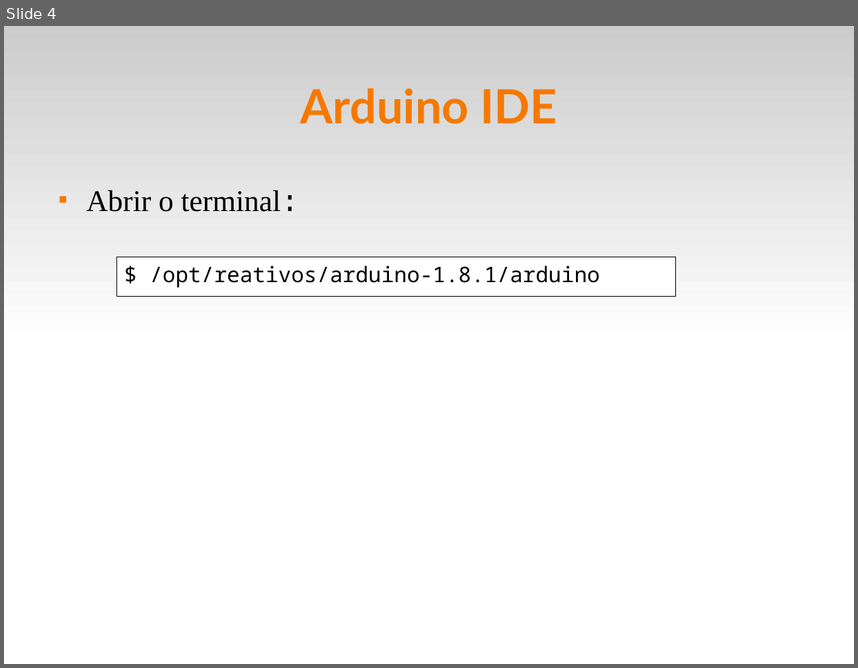
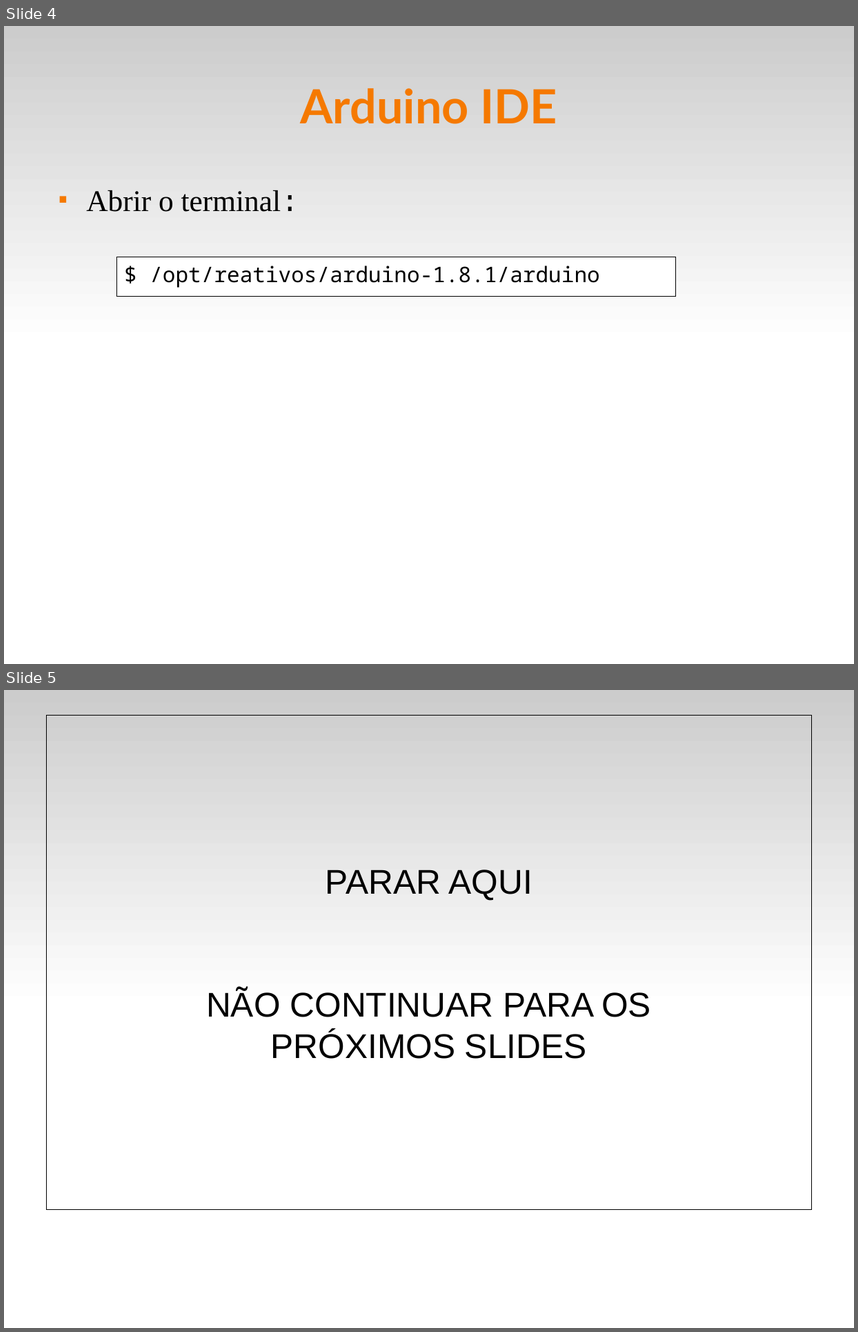
Before and after one commit to fsantanna-uerj/SE, a slide deck: Slides/se-01-arduino.odp. Shown one above the other, each under a label of ours: slide 4 before the commit, slides 4 and 5 after it. The pictures are 858x668 and 858x1332 pixels, drawn with LibreOffice and Linux fonts; fonts in the diff are those of the drawing. Boxes give left, top, right and bottom in pixels: in the first picture for what was removed or moved away, otherwise in the second. Text is boxed around its words. In the diff, an @@ line names an element or a change of style, - is before the commit and + after.

```diff
--- a/Slides/se-01-arduino.odp
+++ b/Slides/se-01-arduino.odp
@@ slide 5 added at box(4, 690, 854, 1328), background #FFFFFF; not listed: 1 template element that a slide beside it also shows @@
@@ subtitle added at box(46, 716, 812, 1209), outline #000000 0 pt, 32 pt, text #000000 @@
+PARAR AQUI
+NÃO CONTINUAR PARA OS
+PRÓXIMOS SLIDES
```
Also in this commit, not shown: 1 slide changed, 3 other files.
